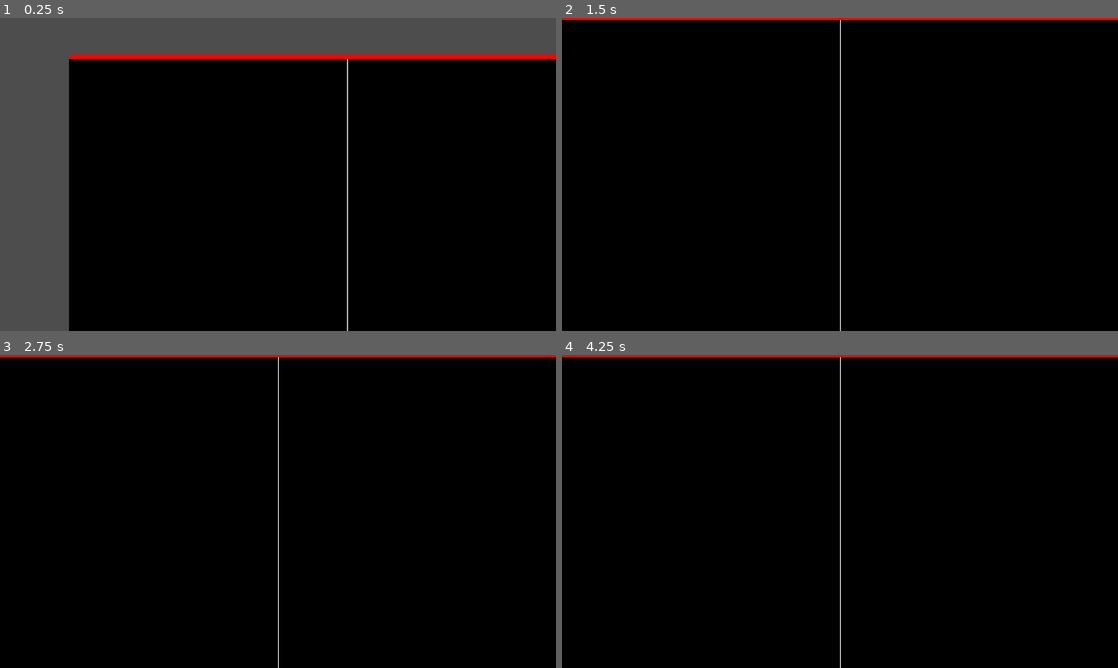
Above: before the commit, frames 1-4 (two rows, left to right).
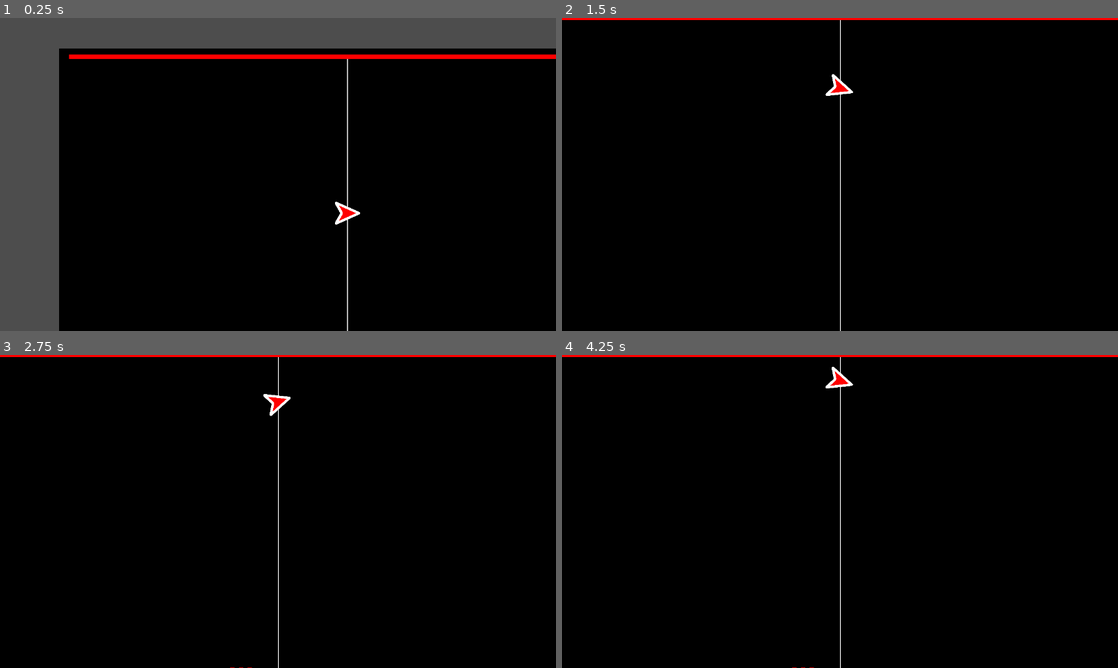
Above: after the commit, the same moments.

Repository: Marcus5408/wavform
Game: Godot game, scene res://game.tscn
The game is run twice, just before and just after one commit, with the same random seed, the same clock (stepped at 60 frames per second) and the same inputs. Sound files missing from this copy of the repository are replaced by a short silence.
Inputs:
- Up to frame 1 (0.25 s): no input
- Up to frame 2 (1.5 s): tap Enter at 0.5 s; hold W (move_up, bound only after the commit) 0.53-1.28 s; hold S (move_down, bound only after the commit) from 1.28 s (still down)
- Up to frame 3 (2.75 s): release S (move_down, bound only after the commit) at 2.03 s; hold W (move_up, bound only after the commit) from 2.03 s (still down)
- Up to frame 4 (4.25 s): tap Space at 3.5 s; release W (move_up, bound only after the commit) at 3.53 s; hold S (move_down, bound only after the commit) from 3.53 s (still down)

The runs differ from the first frame. In frame 1, 3.5% of the frame differs, in the area x 10-100%, y 9-100%; in frame 2, 0.2%; in frame 3, 0.2%; in frame 4, 0.2%.

Commit message:
feat: add some gameplay

Diff:
--- a/bottom.gd
+++ b/bottom.gd
@@ -1,60 +1,54 @@
 extends Node2D
 
-# Configs for waveform display
 const MS_PER_BAR := 100  # How much time (in ms) each bar represents
-const WAVEFORM_HEIGHT := 800
+const WAVEFORM_HEIGHT := 400
 const WAVEFORM_COLOR := Color(1, 1, 1)
 var MIN_BAR_HEIGHT := 1  # Minimum height of each bar in pixels
-var BAR_WIDTH := 100  # Width of each bar in pixels
+var BAR_WIDTH := 10  # Width of each bar in pixels
 var BAR_SPACING := 10  # Space between bars in pixels
 
+# User-configurable vertical center for waveform (in pixels from top)
+var waveform_y_pos = null  # If null, auto-center. Otherwise, set to desired y position.
+
 var output_latency := 0.0
+var processed_data := []
+var mapped_waveform := []
+var sample_rate := 44100
+var waveform_offset := 0.0
+
 
 func _ready():
     var player = $AudioStreamPlayer
-    # player.stream = AudioStreamWAV.load_from_file("res://sayitback-tvroom.wav")
-    player.stream = AudioStreamWAV.load_from_file("res://Matsuri-FujiiKaze.wav")
+    # player.stream = AudioStreamWAV.load_from_file("res://Matsuri-FujiiKaze.wav")
+    player.stream = AudioStreamWAV.load_from_file("res://sayitback-tvroom.wav")
 
-    var processed_data = process_audio_data(player.stream.data)
-    var waveform_visualizer = create_waveform_visualizer(processed_data, MIN_BAR_HEIGHT, WAVEFORM_HEIGHT, BAR_WIDTH, BAR_SPACING)
-    add_child(waveform_visualizer)
-    var viewport_size: Vector2 = get_viewport_rect().size
-    waveform_visualizer.position = Vector2(
-        viewport_size.x / 2,
-        (viewport_size.y) - (waveform_visualizer.size.y / 2)
-    )
-
+    processed_data = process_audio_data(player.stream.data)
+    mapped_waveform = map_waveform(processed_data, MIN_BAR_HEIGHT, WAVEFORM_HEIGHT)
     output_latency = AudioServer.get_output_latency()
     player.play()
+    waveform_y_pos = get_viewport_rect().size.y
+    queue_redraw()
+
 
 func _process(_delta: float) -> void:
-    var waveform_visualizer = $WaveformVisualizer
     var audio_player = $AudioStreamPlayer
     if audio_player.playing:
         var time = audio_player.get_playback_position() + AudioServer.get_time_since_last_mix() - output_latency
-        # Use audio_player.get_playback_position() for accurate sync
         var playback_pos = time * 1000  # ms
-        var bar_offset = float(playback_pos / MS_PER_BAR)
-        var move_x = -(bar_offset * (BAR_WIDTH + BAR_SPACING))
-        waveform_visualizer.position.x = move_x + (get_viewport_rect().size.x / 2)
-        # destroy old bars
-        var first_child = waveform_visualizer.get_child(0)
-        if first_child.position.x < -2:
-            waveform_visualizer.remove_child(first_child)
-            first_child.queue_free()
+        waveform_offset = float(playback_pos / MS_PER_BAR)
+    queue_redraw()
+
 
 func process_audio_data(audio_data):
     var waveform_data: Array = []
-    # check the WAV file header various info.
-    var sample_rate: int = 44100  # default to 44.1kHz
+    sample_rate = 44100  # default to 44.1kHz
     var bit_size: int = 16  # default to 16-bit
     if audio_data.size() > 44:
-        # read WAV header info
         sample_rate = audio_data.decode_u32(24)
         sample_rate = 44100 if sample_rate == 0 else sample_rate
         bit_size = audio_data.decode_u8(34)
         bit_size = 16 if bit_size == 0 else bit_size
-    @warning_ignore("integer_division") # just for the line below
+    @warning_ignore("integer_division")
     var bytes_per_sample: int = bit_size / int(8)
     var samples_per_bar = int((MS_PER_BAR / 1000.0) * sample_rate)
     for i in range(0, audio_data.size(), samples_per_bar * bytes_per_sample):
@@ -64,64 +58,49 @@
             var sample = 0.0
             match bit_size:
                 8:
-                    sample = audio_data.decode_u8(j) - 128 / 128.0  # 8-bit unsigned to [-1, 1]
+                    sample = audio_data.decode_u8(j) - 128 / 128.0
                 16:
-                    sample = audio_data.decode_s16(j) / 32768.0  # 16-bit signed to [-1, 1]
+                    sample = audio_data.decode_s16(j) / 32768.0
                 32:
-                    sample = audio_data.decode_s32(j) / 2147483648.0  # 32-bit signed to [-1, 1]
+                    sample = audio_data.decode_s32(j) / 2147483648.0
                 _:
-                    sample = sample / (2 ** (bit_size - 1))  # normalize other bit sizes
+                    sample = sample / (2 ** (bit_size - 1))
             sum += abs(sample)
             count += 1
         var loudness = sum / max(count, 1)
         waveform_data.append(loudness)
-
     return waveform_data
 
+
 func map_range(value: float, in_min: float, in_max: float, out_min: float, out_max: float) -> float:
+    if in_max == in_min:
+        return out_min
     return (value - in_min) * (out_max - out_min) / (in_max - in_min) + out_min
 
-func create_waveform_visualizer(raw_waveform: Array, min_bar_height: float, max_bar_height: float, bar_width: float, bar_spacing: int) -> HBoxContainer:
-    # step 1: figure out what the range of raw_waveform's data is
+
+func map_waveform(raw_waveform: Array, min_bar_height: float, max_bar_height: float) -> Array:
     var raw_amplitude = [raw_waveform.min(), raw_waveform.max()]
-
-    # step 2: map raw_amplitude to bar_height
-    var mapped_waveform: Array = []
+    var result_waveform: Array = []
     for value in raw_waveform:
         var mapped_value = map_range(value, raw_amplitude[0], raw_amplitude[1], min_bar_height, max_bar_height)
-        mapped_waveform.append(mapped_value)
+        result_waveform.append(mapped_value)
+    return result_waveform
 
-    # step 3: create a container for the bars
-    var waveform_container = HBoxContainer.new()
-    waveform_container.name = "WaveformVisualizer"
-    waveform_container.size = Vector2(bar_width * mapped_waveform.size() + bar_spacing * (mapped_waveform.size() - 1), max_bar_height * 2)
-    waveform_container.add_theme_constant_override("separation", bar_spacing)
-    waveform_container.alignment = HBoxContainer.ALIGNMENT_CENTER
-    waveform_container.z_index = 1000
-    waveform_container.set_anchors_preset(Control.PRESET_CENTER_LEFT)
 
-    # step 4: create bars based on mapped_waveform
-    for index in range(mapped_waveform.size()):
-        var bar_height: float = mapped_waveform[index]
-        # 4-1: lock aspect ratio!
-        var aspect_ratio_container = AspectRatioContainer.new()
-        aspect_ratio_container.ratio = bar_width / bar_height
-        # 4a: create a bar
-        var bar_rect: ColorRect = ColorRect.new()
-        var rng = RandomNumberGenerator.new()
-        bar_rect.color = Color.from_hsv(rng.randf(),1.0,1.0)
-        bar_rect.size = Vector2(bar_width, bar_height)
-        bar_rect.custom_minimum_size = Vector2(bar_width, bar_height)
-        bar_rect.name = "Bar_%d" % index
-        # 4b: add collision shape
-        var collision: CollisionShape2D = CollisionShape2D.new()
-        var rect_shape: RectangleShape2D = RectangleShape2D.new()
-        rect_shape.extents = Vector2(bar_width / 2, bar_height / 2)
-        collision.shape = rect_shape
-        bar_rect.add_child(collision)
-        # 4c: add the bar to the container
-        aspect_ratio_container.add_child(bar_rect)
-        waveform_container.add_child(aspect_ratio_container)
-
-    # step 5: return the container
-    return waveform_container
+func _draw():
+    if mapped_waveform.size() == 0:
+        return
+    var viewport_size: Vector2 = get_viewport_rect().size
+    var center_y: float
+    if waveform_y_pos == null:
+        center_y = viewport_size.y - (float(WAVEFORM_HEIGHT) / 2.0)
+    else:
+        center_y = float(waveform_y_pos)
+    var start_x = viewport_size.x / 2 - (BAR_WIDTH + BAR_SPACING) * waveform_offset
+    for i in range(mapped_waveform.size()):
+        var bar_height = mapped_waveform[i]
+        var x = start_x + i * (BAR_WIDTH + BAR_SPACING)
+        var y = center_y - bar_height / 2
+        var normalized_height = (bar_height - MIN_BAR_HEIGHT) / float(WAVEFORM_HEIGHT - MIN_BAR_HEIGHT)
+        var color = Color.from_hsv(normalized_height, 1.0, 1.0)
+        draw_rect(Rect2(Vector2(x, y), Vector2(BAR_WIDTH, bar_height)), color)
--- a/camera.gd
+++ b/camera.gd
@@ -3,8 +3,9 @@
 var spectrum: AudioEffectSpectrumAnalyzerInstance
 var middle: Vector2
 const disturbance: float = 5.0
-const BEAT_THRESHOLD: float = 0.45
-var prev_energy: float = 0.0
+const BASS_THRESHOLD: float = 0.45
+var rng := RandomNumberGenerator.new()
+
 
 func _ready() -> void:
     self.position_smoothing_enabled = true
@@ -15,30 +16,43 @@
     )
     self.position = Vector2(middle.x, middle.y)
 
+
 func _process(delta: float) -> void:
     spectrum = AudioServer.get_bus_effect_instance(0, 0)
     if spectrum == null:
+        self.offset = Vector2(0, 0)
         return
 
     var VU_COUNT = 32
     var FREQ_MAX = 7000.0
     var MIN_DB = 50
-    var energy = 0.0
+    var bass_energy = 0.0
     var prev_hz = 0.0
+    var bass_band_count = 0
+    # Sum energy in low frequencies (20Hz–250Hz)
     for i in range(1, VU_COUNT + 1):
         var hz = i * FREQ_MAX / VU_COUNT
-        var magnitude = spectrum.get_magnitude_for_frequency_range(prev_hz, hz).length()
-        energy = clampf((MIN_DB + linear_to_db(magnitude)) / MIN_DB, 0, 1)
+        if hz <= 250.0:
+            var magnitude = spectrum.get_magnitude_for_frequency_range(prev_hz, hz).length()
+            bass_energy += clampf((MIN_DB + linear_to_db(magnitude)) / MIN_DB, 0, 1)
+            bass_band_count += 1
         prev_hz = hz
+    if bass_band_count > 0:
+        bass_energy /= bass_band_count
 
-    # Detect beat drop (energy crosses threshold from below)
-    if prev_energy < BEAT_THRESHOLD and energy >= BEAT_THRESHOLD:
-        var rng = RandomNumberGenerator.new()
-        self.offset = Vector2(
+    # Rumble camera and window if bass energy is high
+    if bass_energy >= BASS_THRESHOLD:
+        var shake_vec = Vector2(
             rng.randf_range(-disturbance, disturbance),
             rng.randf_range(-disturbance, disturbance)
         )
+        self.offset = shake_vec
+        # Emit signal to shake window
+        if not has_signal("window_shake"):
+            add_user_signal("window_shake")
+        emit_signal("window_shake", shake_vec)
     else:
         self.offset = Vector2(0, 0)
-
-    prev_energy = energy
+        if not has_signal("window_shake"):
+            add_user_signal("window_shake")
+        emit_signal("window_shake", Vector2.ZERO)
--- a/game.gd
+++ b/game.gd
@@ -1,8 +1,9 @@
 extends Node2D
+
+var original_window_pos := Vector2.ZERO
 
 
 func _ready():
-
     # Enable bloom using Environment
     var env = Environment.new()
     env.background_mode = Environment.BG_COLOR
@@ -62,3 +63,17 @@
     var mat = ShaderMaterial.new()
     mat.shader = shader
     rect.material = mat
+
+    # Connect window shake signal from Camera2D
+    var camera = get_node_or_null("Camera2D")
+    if camera and camera.has_signal("window_shake"):
+        camera.connect("window_shake", Callable(self, "_on_window_shake"))
+    # Store original window position
+    original_window_pos = DisplayServer.window_get_position()
+
+
+func _on_window_shake(shake_vec: Vector2):
+    if shake_vec != Vector2.ZERO:
+        DisplayServer.window_set_position(original_window_pos + shake_vec)
+    else:
+        DisplayServer.window_set_position(original_window_pos)
--- a/game.tscn
+++ b/game.tscn
@@ -1,8 +1,10 @@
-[gd_scene load_steps=5 format=3 uid="uid://c13rwup3rkm30"]
+[gd_scene load_steps=7 format=3 uid="uid://c13rwup3rkm30"]
 
 [ext_resource type="Script" uid="uid://dqx1aorqvs5dk" path="res://bottom.gd" id="1_feb5d"]
 [ext_resource type="Script" uid="uid://dmq4klody8wrj" path="res://top.gd" id="2_fc0e3"]
 [ext_resource type="Script" uid="uid://w5yx8b8wrsrs" path="res://camera.gd" id="3_7jktm"]
+[ext_resource type="Texture2D" uid="uid://dx4nfuesh7bl7" path="res://player.png" id="4_7jktm"]
+[ext_resource type="Script" uid="uid://c54y15quld0pm" path="res://movement.gd" id="5_ryrav"]
 
 [sub_resource type="GDScript" id="GDScript_h2yge"]
 script/source = "extends Node2D
@@ -11,22 +13,30 @@
 [node name="Node2D" type="Node2D"]
 script = SubResource("GDScript_h2yge")
 
-[node name="ColorRect" type="ColorRect" parent="."]
+[node name="BG" type="ColorRect" parent="."]
 anchors_preset = 8
 anchor_left = 0.5
 anchor_top = 0.5
 anchor_right = 0.5
 anchor_bottom = 0.5
-offset_right = 1280.0
-offset_bottom = 720.0
+offset_left = -23.0
+offset_top = -19.0
+offset_right = 1307.0
+offset_bottom = 751.0
 grow_horizontal = 2
 grow_vertical = 2
 color = Color(0, 0, 0, 1)
 
-[node name="ColorRect2" type="ColorRect" parent="."]
+[node name="Line" type="ColorRect" parent="."]
 offset_left = 640.0
 offset_right = 642.0
 offset_bottom = 720.0
+
+[node name="Sprite2D" type="Sprite2D" parent="Line"]
+position = Vector2(0, 360)
+scale = Vector2(0.15, 0.15)
+texture = ExtResource("4_7jktm")
+script = ExtResource("5_ryrav")
 
 [node name="Bottom" type="Node2D" parent="."]
 script = ExtResource("1_feb5d")
--- /dev/null
+++ b/movement.gd
@@ -0,0 +1,18 @@
+extends Sprite2D
+
+# when space or arrow up or w press go up
+
+var speed := 100.0
+
+func _ready() -> void:
+    speed = get_viewport_rect().size.y / 2.0
+
+func _process(delta: float) -> void:
+    if Input.is_action_pressed("move_up"):
+        position.y -= speed * delta
+        if rotation_degrees > -15:
+            rotation_degrees -= speed * delta
+    if Input.is_action_pressed("move_down"):
+        position.y += speed * delta
+        if rotation_degrees < 15:
+            rotation_degrees += speed * delta
--- a/project.godot
+++ b/project.godot
@@ -28,6 +28,23 @@
 
 enabled=PackedStringArray("res://addons/godot_super-wakatime/plugin.cfg")
 
+[input]
+
+move_up={
+"deadzone": 0.2,
+"events": [Object(InputEventKey,"resource_local_to_scene":false,"resource_name":"","device":-1,"window_id":0,"alt_pressed":false,"shift_pressed":false,"ctrl_pressed":false,"meta_pressed":false,"pressed":false,"keycode":0,"physical_keycode":87,"key_label":0,"unicode":119,"location":0,"echo":false,"script":null)
+, Object(InputEventKey,"resource_local_to_scene":false,"resource_name":"","device":-1,"window_id":0,"alt_pressed":false,"shift_pressed":false,"ctrl_pressed":false,"meta_pressed":false,"pressed":false,"keycode":0,"physical_keycode":32,"key_label":0,"unicode":32,"location":0,"echo":false,"script":null)
+, Object(InputEventKey,"resource_local_to_scene":false,"resource_name":"","device":-1,"window_id":0,"alt_pressed":false,"shift_pressed":false,"ctrl_pressed":false,"meta_pressed":false,"pressed":false,"keycode":0,"physical_keycode":0,"key_label":4194320,"unicode":0,"location":0,"echo":false,"script":null)
+]
+}
+move_down={
+"deadzone": 0.2,
+"events": [Object(InputEventKey,"resource_local_to_scene":false,"resource_name":"","device":-1,"window_id":0,"alt_pressed":false,"shift_pressed":false,"ctrl_pressed":false,"meta_pressed":false,"pressed":false,"keycode":0,"physical_keycode":83,"key_label":0,"unicode":115,"location":0,"echo":false,"script":null)
+, Object(InputEventKey,"resource_local_to_scene":false,"resource_name":"","device":-1,"window_id":0,"alt_pressed":false,"shift_pressed":false,"ctrl_pressed":false,"meta_pressed":false,"pressed":false,"keycode":0,"physical_keycode":4194325,"key_label":0,"unicode":0,"location":0,"echo":false,"script":null)
+, Object(InputEventKey,"resource_local_to_scene":false,"resource_name":"","device":-1,"window_id":0,"alt_pressed":false,"shift_pressed":false,"ctrl_pressed":false,"meta_pressed":false,"pressed":false,"keycode":0,"physical_keycode":0,"key_label":4194322,"unicode":0,"location":0,"echo":false,"script":null)
+]
+}
+
 [rendering]
 
 renderer/rendering_method="gl_compatibility"
--- a/top.gd
+++ b/top.gd
@@ -20,10 +20,10 @@
 
     var VU_COUNT = 32
     var FREQ_MAX = 11050.0
-    var HEIGHT = 400
+    var HEIGHT = 500
     var WIDTH = get_viewport().get_visible_rect().size.x
-    var MIN_DB = 80
-    var SMOOTH_FACTOR = 0.5  # Higher value = smoother
+    var MIN_DB = 90
+    var SMOOTH_FACTOR = 0.15  # Higher value = smoother
 
     var points = []
     var prev_hz = 0.0
Not shown, added: movement.gd.uid
Binary file changed: player.png
Not shown, changed: .DS_Store
Not shown, changed: player.png~
